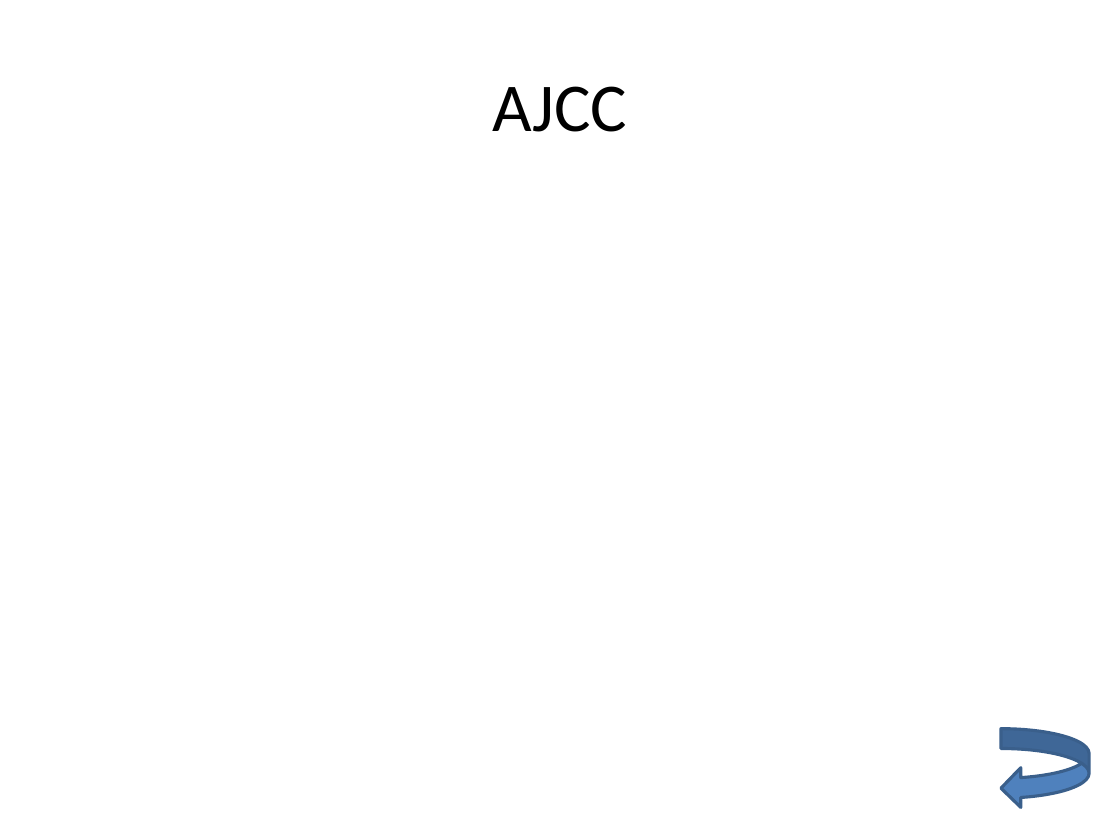
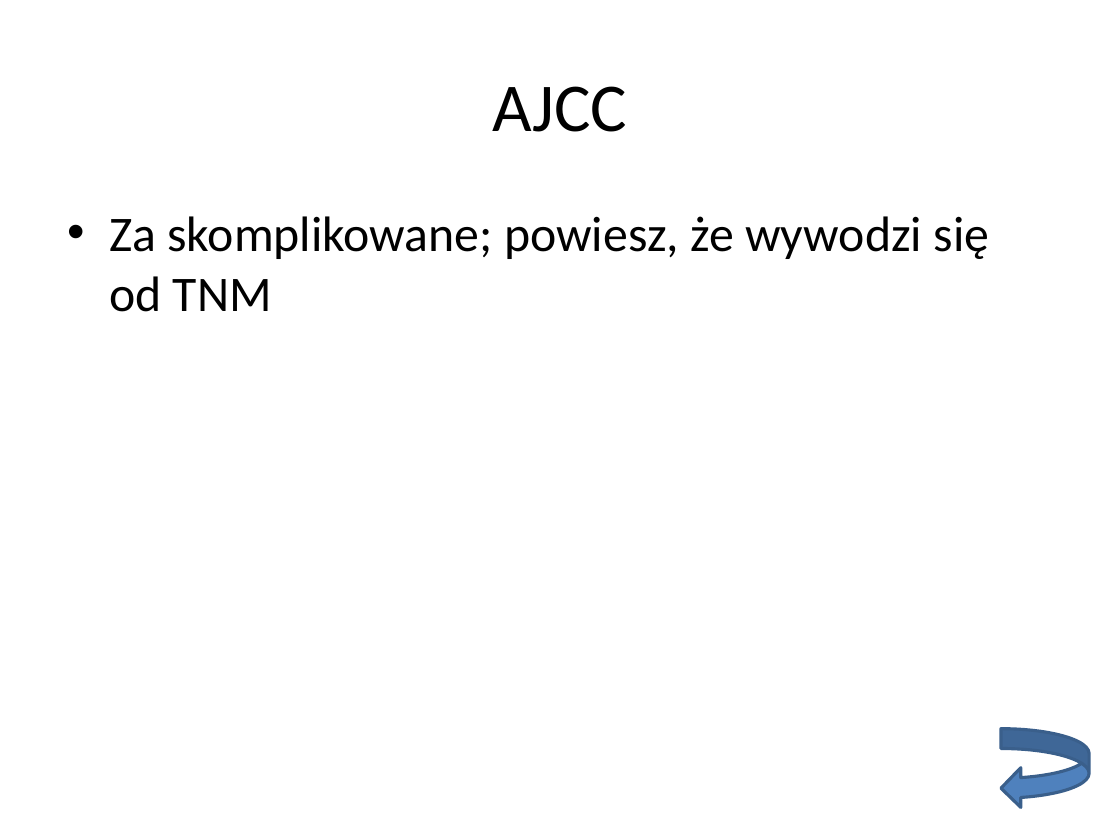
Before and after one commit to empro314/PBB, a slide deck: slide 26 of [1.3] Czy-stan-zapalny-ma-wpływ-na-raka-płuca.pptx. Drawn at 1120x840 pixels with LibreOffice and Linux fonts; fonts in the diff are those of the drawing. Boxes give left, top, right and bottom in pixels: in the first picture for what was removed or moved away, otherwise in the second. Text is boxed around its words. In the diff, an @@ line names an element or a change of style, - is before the commit and + after.

```diff
--- a/[1.3] Czy-stan-zapalny-ma-wpływ-na-raka-płuca.pptx
+++ b/[1.3] Czy-stan-zapalny-ma-wpływ-na-raka-płuca.pptx
@@ text added at (109, 216, 990, 312), 32 pt, text #000000 @@
+• Za skomplikowane; powiesz, że wywodzi się od TNM
```
Also in this commit, not shown: 2 other slides changed, 1 slide added, 1 slide removed.
